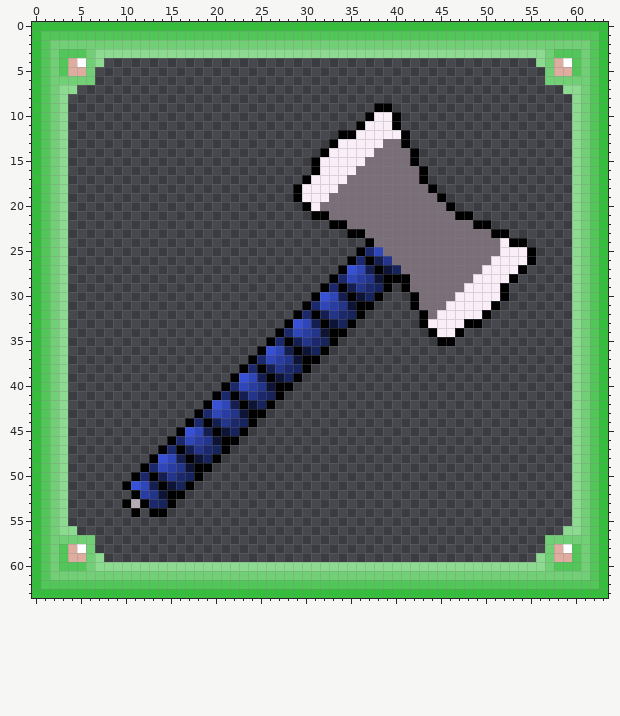
Pixel-art sprite -- docs/axes/axe_60.png. That is the earlier state.
The file is 128x128 pixels, drawn in blocks of 2x2; one block is one cell here. Colours within 5 levels of each other are drawn and written as one.
After:
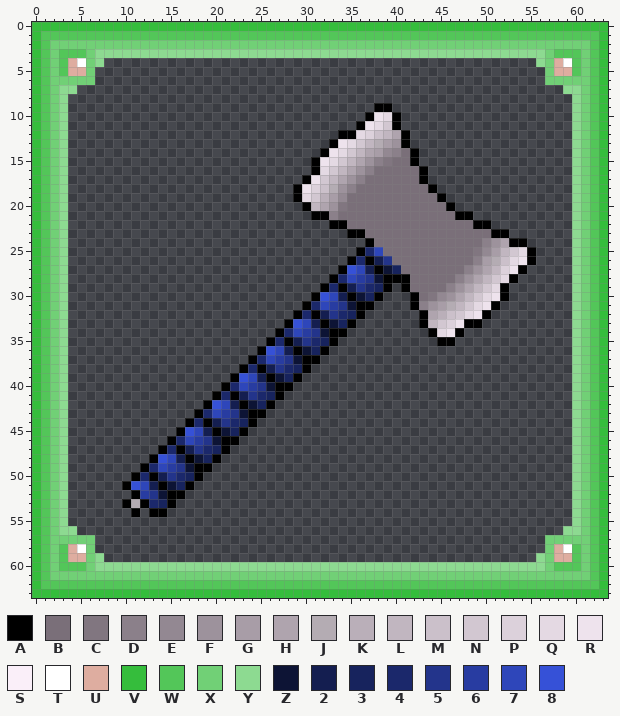
Palette (. is transparent): A #000000  B #7a6f79  C #817680  D #8b808a  E #938892  F #9d929c  G #a89da7  H #afa4ae  J #b4acb3  K #baafb9  L #c1b6c0  M #cbc0ca  N #d2c7d1  P #dcd1db  Q #e4d9e3  R #eee3ed  S #faeff9  T #ffffff  U #deada0  V #35bd3c  W #53c659  X #71d076  Y #8dda91  Z #0d1435  2 #141e50  3 #17235d  4 #1b286b  5 #23348b  6 #283ca1  7 #2e46ba  8 #3651d7
Log entry: Add gradient to axe blade
The edit:
@@ x 28..56 @@
  9 ..........AA.................
-10 .........ASSA................
-11 ........ASSSA................
-12 ......AASSSSSA...............
-13 .....ASSSSSBBA...............
-14 ....ASSSSSBBBBA..............
-15 ...ASSSSSBBBBBA..............
-16 ...ASSSSBBBBBBBA.............
-17 ..ASSSSBBBBBBBBA.............
-18 .ASSSSBBBBBBBBBBA............
-19 .ASSSBBBBBBBBBBBBA...........
-20 ..ASBBBBBBBBBBBBBBA..........
-21 ...AABBBBBBBBBBBBBBAA........
+10 .........ARQA................
+11 ........ARQNA................
+12 ......AAQPMLHA...............
+13 .....ARQNLJGFA...............
+14 ....ARQNLHGEDBA..............
+15 ...ARQNLHFDCBBA..............
+16 ...AQNLHFDBBBBBA.............
+17 ..ARNLHFDBBBBBBA.............
+18 .ARPMJFDBBBBBBBBA............
+19 .AQNKGEBBBBBBBBBBA...........
+20 ..ALHFCBBBBBBBBBBBA..........
+21 ...AADBBBBBBBBBBBBBAA........
 22 .....AABBBBBBBBBBBBBBAA......
 23 .......AABBBBBBBBBBBBBBAA....
-24 .........ABBBBBBBBBBBBBBSAA..
-25 ........A47BBBBBBBBBBBBBSSSA.
-26 .......A4A25BBBBBBBBBBBSSSSA.
-27 ......A872AZ3BBBBBBBBBSSSSA..
-28 .....A4765ZAAABBBBBBBSSSSA...
-29 ....A4A2543A.ABBBBBBSSSSA....
-30 ...A872AZ3A...ABBBBSSSSSA....
-31 ..A4765ZAA....ABBBSSSSSA.....
-32 .A4A2543A......ABSSSSSA......
-33 A872AZ3A.......ASSSSAA.......
-34 4765ZAA.........ASSA.........
+24 .........ABBBBBBBBBBBBDFHAA..
+25 ........A47BBBBBBBBBBCEGLNQA.
+26 .......A4A25BBBBBBBBBDGJMQRA.
+27 ......A872AZ3BBBBBBBDFHLPRA..
+28 .....A4765ZAAABBBBBDFHLNQA...
+29 ....A4A2543A.ABBBBDFHLNQA....
+30 ...A872AZ3A...ABCEFHLNQRA....
+31 ..A4765ZAA....ADFGJLNQRA.....
+32 .A4A2543A......AHKMNQRA......
+33 A872AZ3A.......ALNPRAA.......
+34 4765ZAA.........AQRA.........
 35 A2543A...........AA..........
Pixel boxes of the changes (left, top, right, bottom) in both pictures:
changed: (302, 112, 401, 220)
changed: (419, 238, 527, 337)
